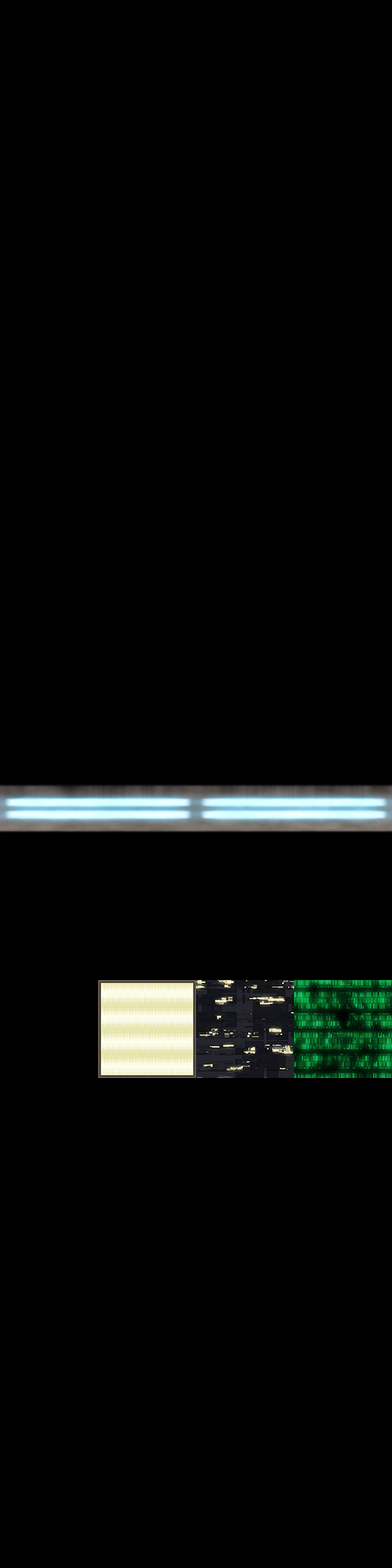
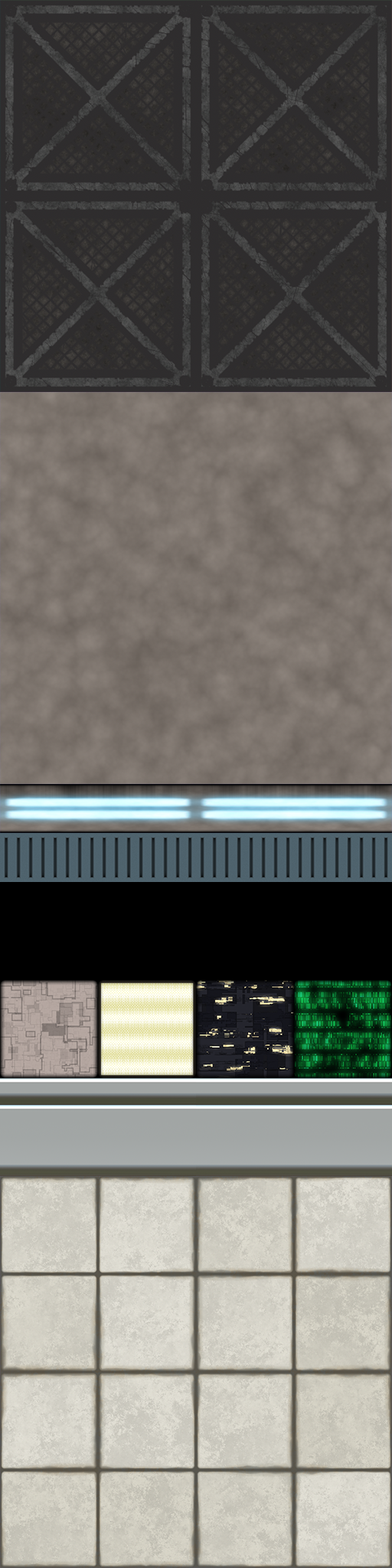
Layered file, before and after one edit (392 x 1568). Changes by layer:
hid group "emissive" (4 layers) over [0, 0, 392, 1568]
